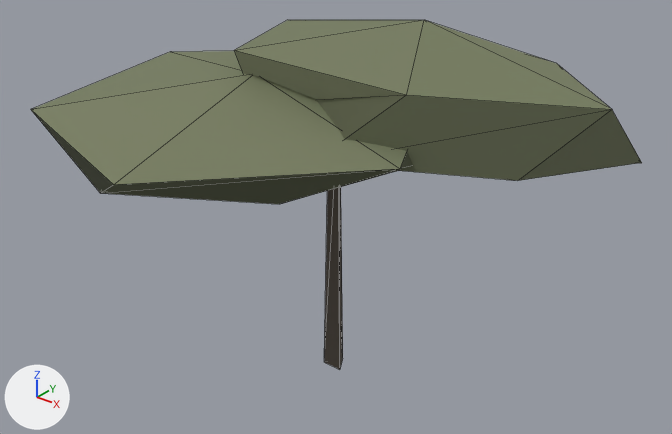
Two versions of the glTF model public/models/woody-kit/mesquite-far.glb, one commit apart.
One viewpoint serves both versions: a camera (50 mm lens) standing at (5.12, -6.39, 5.68) and looking at (0.1, -0.12, 1.79). The axes (+X, +Y, +Z) are drawn at lower left. The lights are the same throughout. The older version comes first. Mesh edges are drawn as thin lines. Where no turn or scale is listed for an object, it has been applied to the vertices. Vertices at exactly the same position are counted once.

In view in the first picture: 'mesquite-far / foliage', 'mesquite-far / wood'.
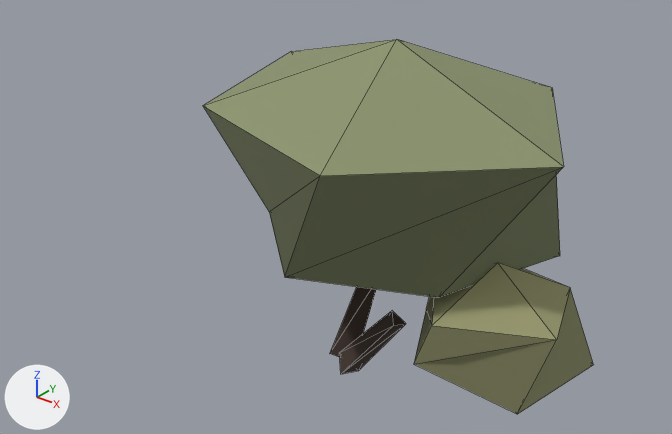
What differs and where, as boxes (x1, y1, x2, y2) in the pictures (672 x 434 px):
'mesquite-far / foliage-core', added (green)
    after: (203, 39, 593, 414)
'mesquite-far / foliage', deleted (green)
    before: (31, 20, 642, 204)
'mesquite-far / wood', reshaped
    before: (324, 187, 343, 369)
    after: (330, 287, 406, 374)

What changed in the scene script:
```text
Change me_mesquite_far___wood:
    used by ob_mesquite_far___wood; location = (0.0, 0.0, 0.0)
    remove me_mesquite_far___wood.from_pydata(...)  # 6 vertices, 7 faces; spans x -0.11..0.11, y -0.06..0.12, z 0.0..2.74
    add me_mesquite_far___wood.from_pydata(...)  # 12 vertices, 14 faces; spans x -0.15..0.69, y -0.12..0.8, z -0.09..0.82
    me_mesquite_far___wood part 1: the whole mesh is rebuilt
Add me_mesquite_far___foliage_core:
    me_mesquite_far___foliage_core.from_pydata(...)  # 38 vertices, 64 faces; spans x -1.36..2.46, y -1.2..2.49, z 0.28..3.41
    me_mesquite_far___foliage_core.materials.append(mat_woody___vertex_paint)
Remove ob_mesquite_far___foliage:
    ob_mesquite_far___foliage = bpy.data.objects.new('mesquite-far / foliage', me_mesquite_far___foliage)
    ob_mesquite_far___foliage.location = (0.0, 0.0, 0.0)
Add ob_mesquite_far___foliage_core:
    ob_mesquite_far___foliage_core = bpy.data.objects.new('mesquite-far / foliage-core', me_mesquite_far___foliage_core)
    ob_mesquite_far___foliage_core.location = (0.0, 0.0, 0.0)
```
